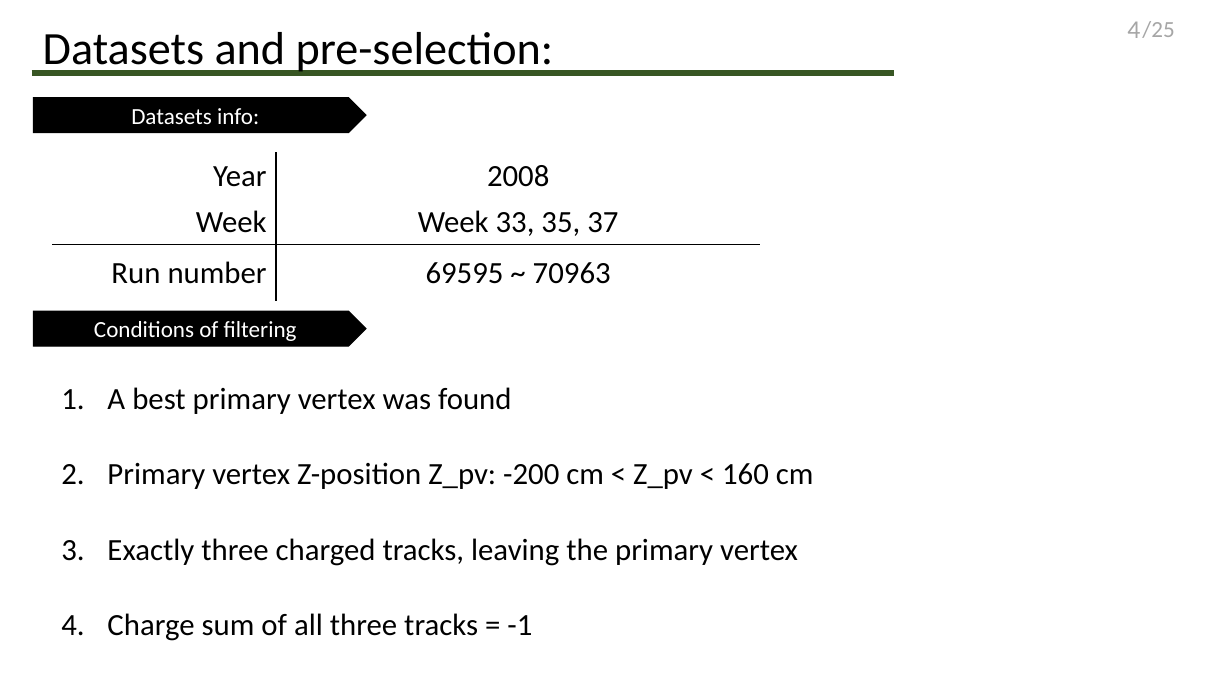
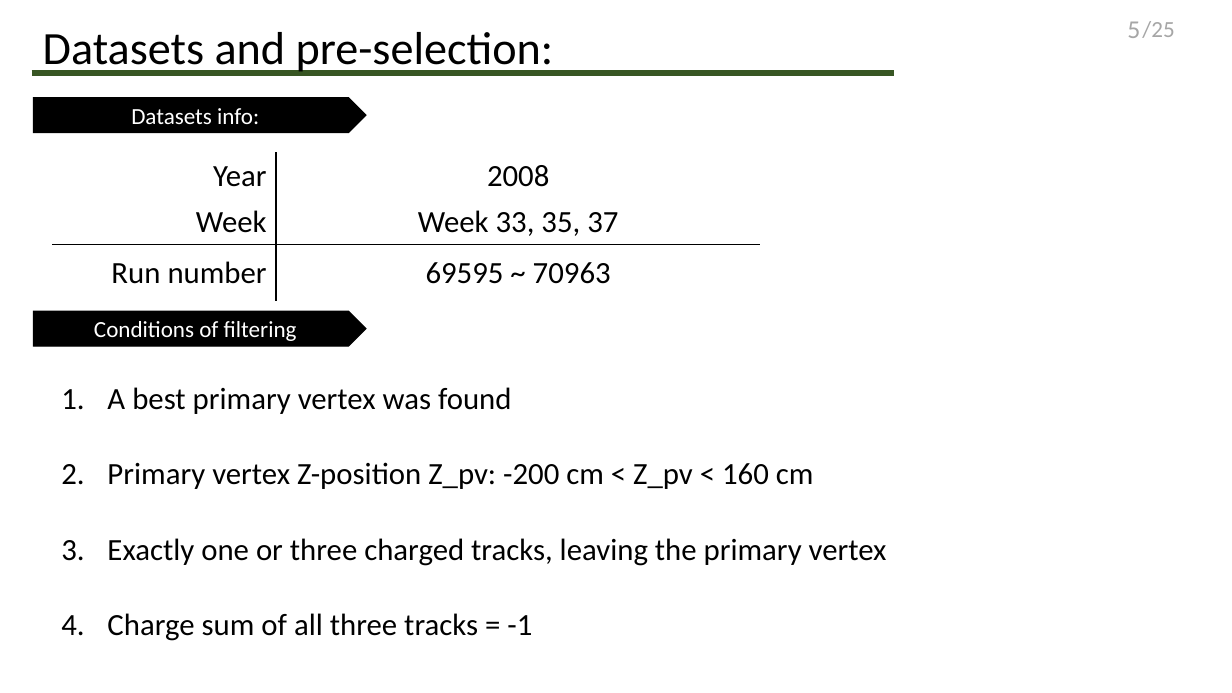
Before and after one commit to Edwin96wang/CompassIntern, a slide deck: slide 5 of presentation/Final pre/talk.pptx (slide 4 before the commit). Drawn at 1232x693 pixels with LibreOffice and Linux fonts; fonts in the diff are those of the drawing. Boxes give left, top, right and bottom in pixels: in the first picture for what was removed or moved away, otherwise in the second. Text is boxed around its words. In the diff, an @@ line names an element or a change of style, - is before the commit and + after.

```diff
--- a/presentation/Final pre/talk.pptx
+++ b/presentation/Final pre/talk.pptx
@@ page number at (1127,21,1140,38): text changed @@
-4
+5
@@ text at (107,538,887,566): text changed @@
-3. Exactly three charged tracks, leaving the primary vertex
+3. Exactly one or three charged tracks, leaving the primary vertex
```
Also in this commit, not shown: 13 other slides changed, 9 slides added, 4 slides removed, 10 other files.
